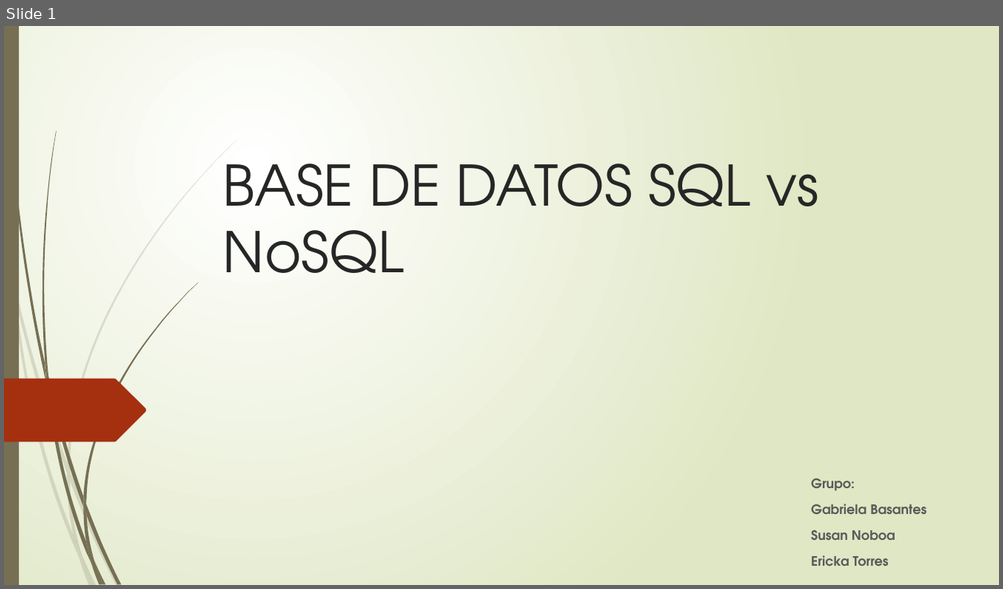
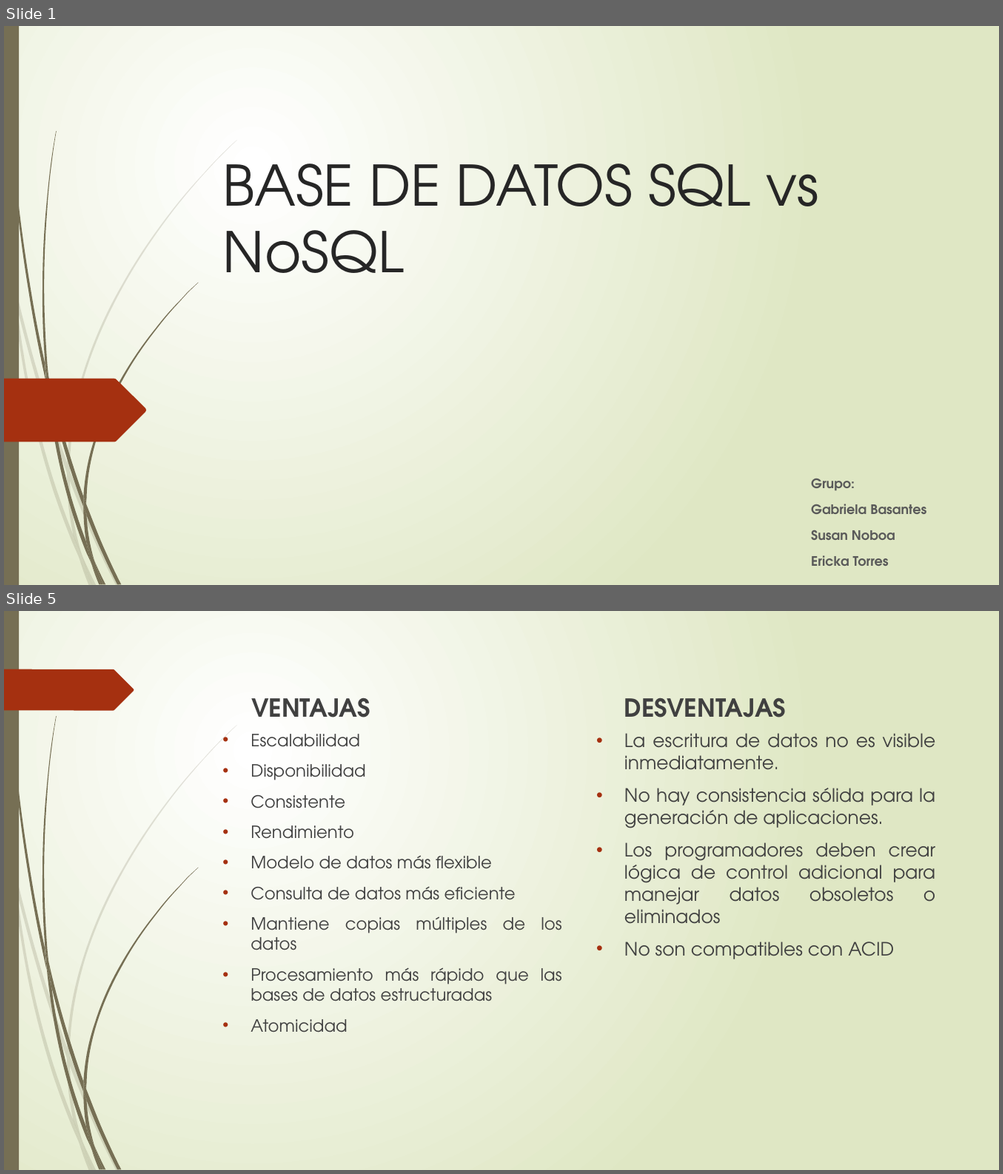
Before and after one commit to Ericka1/Taller-3, a slide deck: BASE DE DATOS SQL vs NoSQL.pptx. Shown one above the other, each under a label of ours: slide 1 before the commit, slides 1 and 5 after it; the slides between them are not shown. The pictures are 1003x589 and 1003x1174 pixels, drawn with LibreOffice and Linux fonts; fonts in the diff are those of the drawing. Boxes give left, top, right and bottom in pixels: in the first picture for what was removed or moved away, otherwise in the second. Text is boxed around its words. In the diff, an @@ line names an element or a change of style, - is before the commit and + after.

```diff
--- a/BASE DE DATOS SQL vs NoSQL.pptx
+++ b/BASE DE DATOS SQL vs NoSQL.pptx
@@ slide 5 added at (4,611,999,1170), background gradient #FFFFFF to #DFE8C4; not listed: 23 template elements that a slide beside it also shows @@
@@ freeform shape added at (4,669,134,710), fill #A53010 @@
@@ text added at (251,698,370,718), 24 pt, text #404040, bold @@
+VENTAJAS
@@ text added at (624,698,786,718), 24 pt, text #404040, bold @@
+DESVENTAJAS
@@ text added at (250,734,562,1002), 16.3 pt, text #404040 @@
+• Escalabilidad
+• Disponibilidad
+• Consistente
+• Rendimiento
+• Modelo de datos más flexible
+• Consulta de datos más eficiente
+• Mantiene copias múltiples de los datos
+• Procesamiento más rápido que las bases de datos estructuradas
+• Atomicidad
@@ text added at (624,733,936,960), 17.8 pt, text #404040 @@
+• La escritura de datos no es visible inmediatamente.
+• No hay consistencia sólida para la generación de aplicaciones.
+• Los programadores deben crear lógica de control adicional para manejar datos obsoletos o eliminados
+• No son compatibles con ACID
```
Also in this commit, not shown: 5 other slides added, 3 slides removed, 2 other files.
